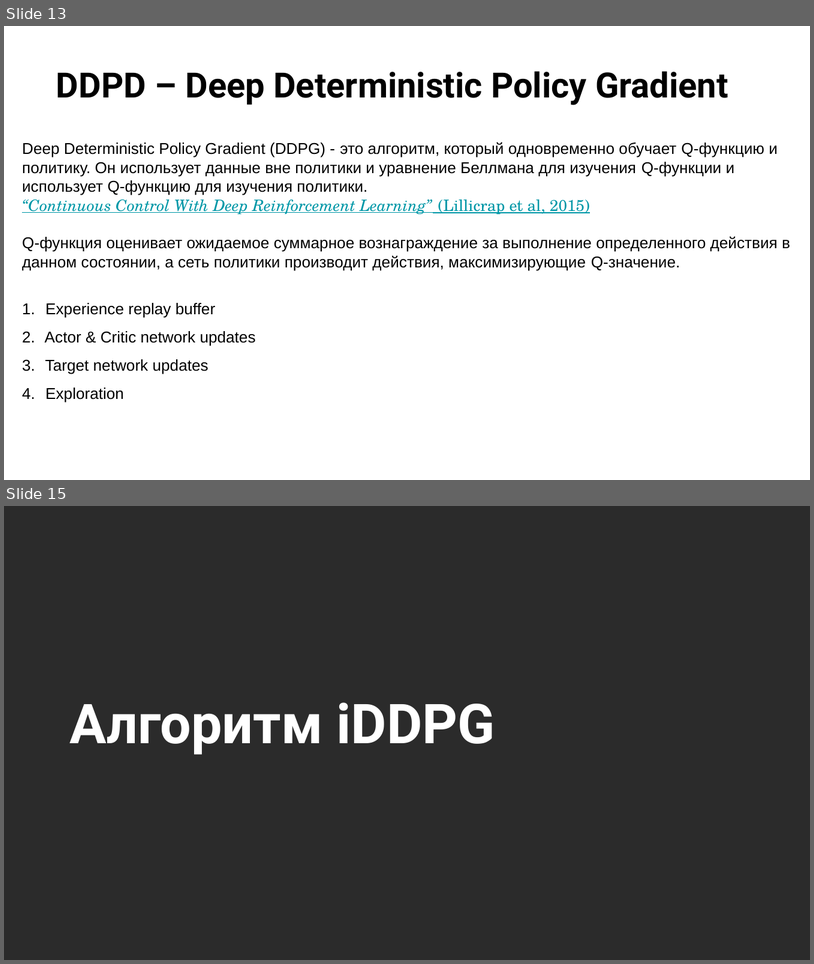
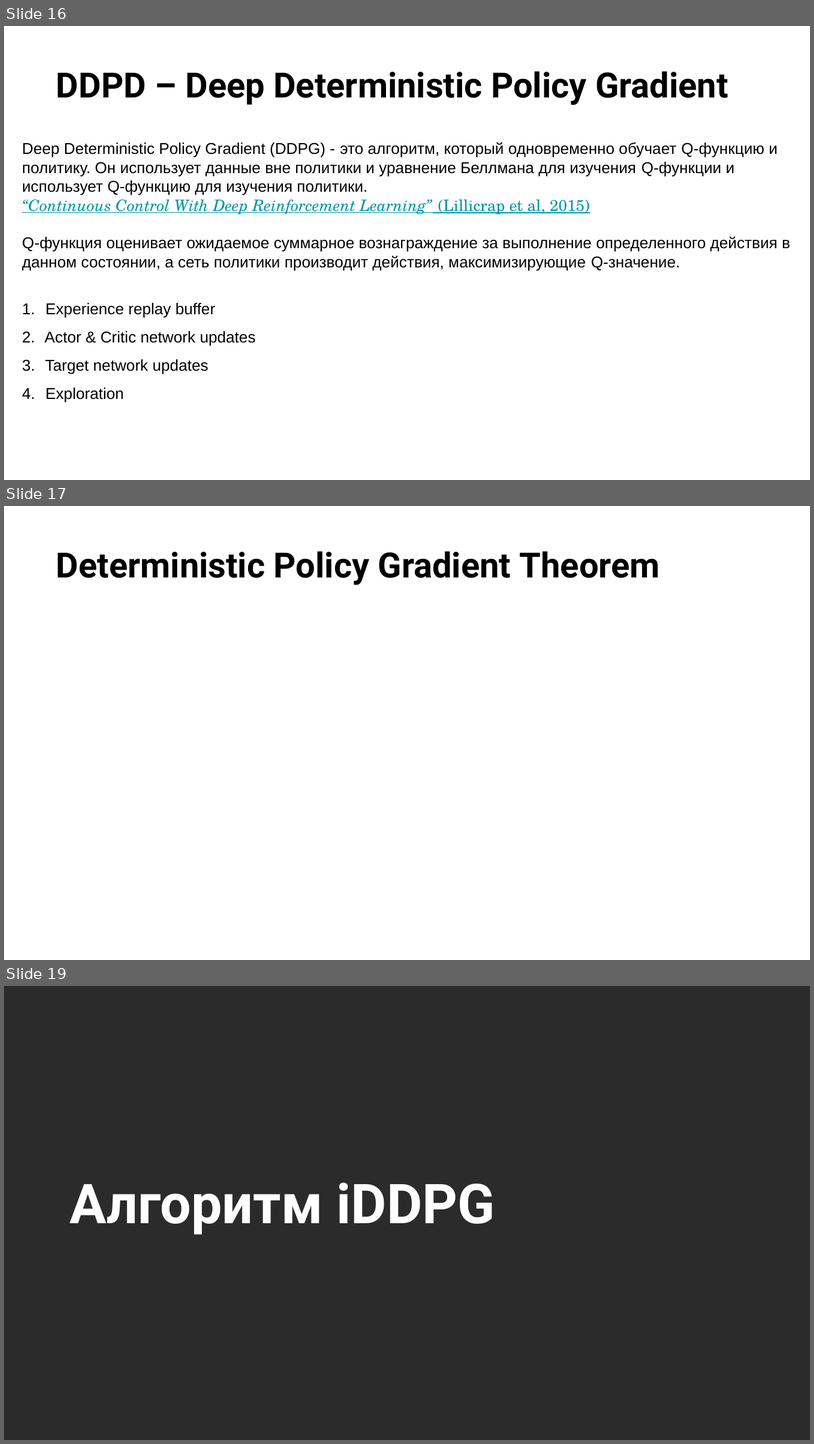
Before and after one commit to stureiko/Otus_lectures, a slide deck: RL/03 - Продвинутые темы Reinforcement Learning/03 - 02 Multiagent learning (MARL - DDPG)/MARL DDPG.pptx. Shown one above the other, each under a label of ours: slides 13 and 15 before the commit, slides 16, 17 and 19 after it; the slides between them are not shown. The pictures are 814x964 and 814x1444 pixels, drawn with LibreOffice and Linux fonts; fonts in the diff are those of the drawing; grey boxes stand for pictures; background and template pictures are left out; a plain dark background stands for a picture behind light text. Boxes give left, top, right and bottom in pixels: in the first picture for what was removed or moved away, otherwise in the second. Text is boxed around its words. In the diff, an @@ line names an element or a change of style, - is before the commit and + after.

```diff
--- a/RL/03 - Продвинутые темы Reinforcement Learning/03 - 02 Multiagent learning (MARL - DDPG)/MARL DDPG.pptx
+++ b/RL/03 - Продвинутые темы Reinforcement Learning/03 - 02 Multiagent learning (MARL - DDPG)/MARL DDPG.pptx
@@ slide 17 added at [4, 506, 810, 960], background picture (left out) @@
@@ title added at [56, 551, 660, 585], 31 pt, text #000000, bold @@
+Deterministic Policy Gradient Theorem
@@ what was slide 13 is now slide 16 @@
@@ what was slide 15 is now slide 19 @@
```
Also in this commit, not shown: 3 slides changed, 6 other slides added, 2 slides removed.
